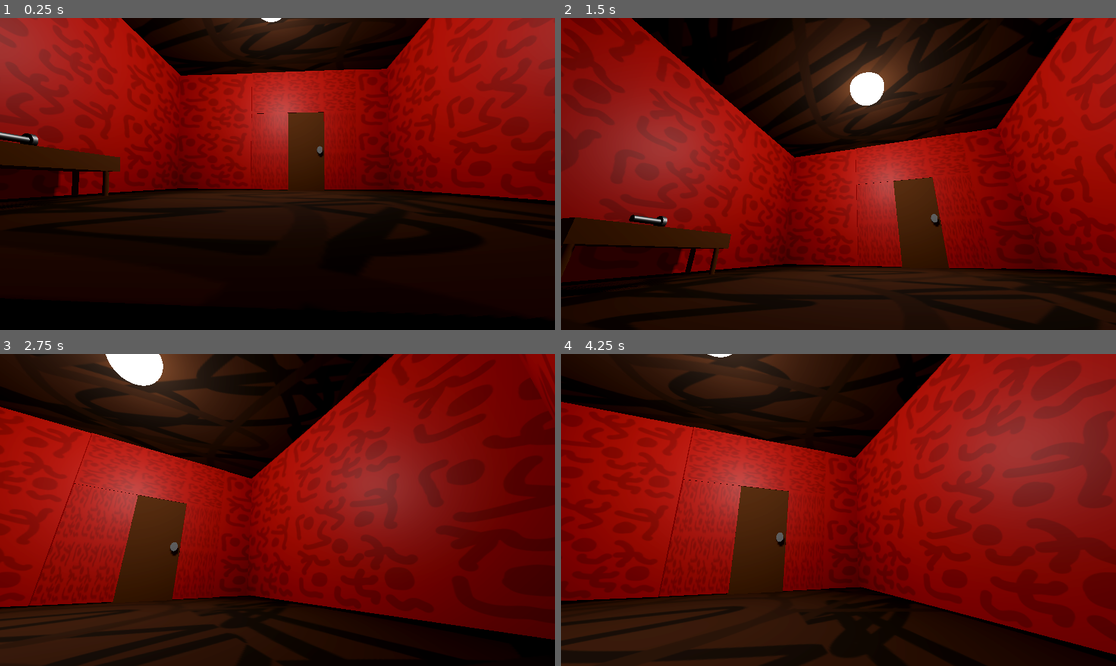
Above: before the commit, frames 1-4 (two rows, left to right).
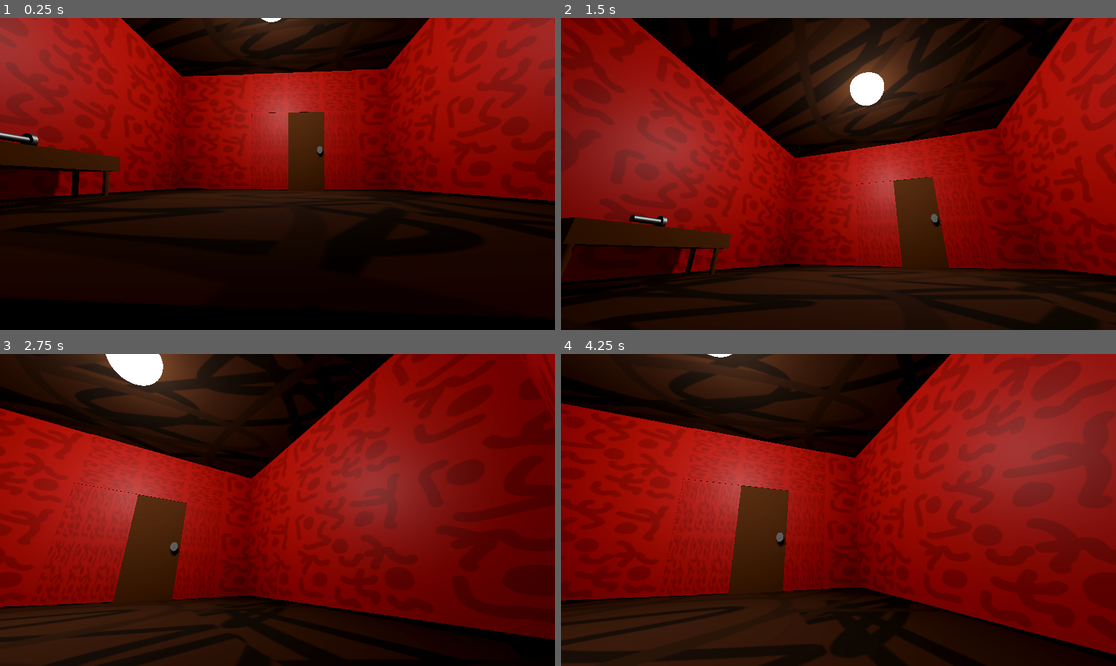
Above: after the commit, the same moments.

Repository: christiannoll/Basic3DGame
Game: Godot game, scene res://Scenes/level.tscn
Same seed, same stepped clock (60 frames per second), same inputs: the game is played once before the commit and once after it.
Inputs (mouse positions are in pixels of both pictures, inside the frame that each line leads up to):
- Up to frame 1 (0.25 s): no input
- Up to frame 2 (1.5 s): move the mouse to (866, 174) at 0.52 s; hold W (forward) from 0.53 s (still down); tap F (flashlight) at 0.6 s; tap Space (jump) at 0.77 s; move the mouse to (810, 174) at 1.27 s; tap E (interact) at 1.35 s
- Up to frame 3 (2.75 s): keep holding W (forward); tap Space (jump) at 1.52 s; move the mouse to (288, 503) at 2.02 s; tap Shift (sprint) at 2.1 s
- Up to frame 4 (4.25 s): keep holding W (forward); move the mouse to (832, 516) at 2.77 s; tap F (flashlight) at 2.85 s; tap Space (jump) at 3.02, 3.77 s; move the mouse to (877, 513) at 3.52 s; tap E (interact) at 3.6 s

The runs differ from the first frame. In frame 1, 0.1% of the frame differs, in the area x 32-65%, y 16-55%; in frame 2, 0.1%; in frame 3, 0.4%; in frame 4, 0.6%, in the area x 0-49%, y 15-80%.

Commit message:
Last adjustments to the door walls

Diff:
--- a/Scenes/level.tscn
+++ b/Scenes/level.tscn
@@ -140,7 +140,7 @@
 mesh = SubResource("BoxMesh_tumq0")
 
 [node name="wall6" type="StaticBody3D" parent="floors_and_walls" unique_id=688726306]
-transform = Transform3D(9.999678, -0.04014214, 0, 0.08028428, 4.999839, 0, 0, 0, 10, 2.3136358, 3.0780916, -19.89098)
+transform = Transform3D(9.999678, -0.04014214, 0, 0.08028428, 4.999839, 0, 0, 0, 10, 2.314, 3.078, -19.82)
 
 [node name="CollisionShape3D" type="CollisionShape3D" parent="floors_and_walls/wall6" unique_id=1513914316]
 shape = SubResource("BoxShape3D_51e2h")
@@ -317,7 +317,7 @@
 mesh = SubResource("BoxMesh_ha31o")
 
 [node name="door_wall3" type="StaticBody3D" parent="floors_and_walls" unique_id=1137062926]
-transform = Transform3D(2.4815805, 0, 0, 0, 0.90366083, 0, 0, 0, 0.29062498, -5.2275906, 4.690916, -24.794931)
+transform = Transform3D(2.481, 0, 0, 0, 0.8662859, 0, 0, 0, 0.291, -5.2275906, 4.67281, -24.794931)
 
 [node name="CollisionShape3D" type="CollisionShape3D" parent="floors_and_walls/door_wall3" unique_id=462198660]
 transform = Transform3D(2, 0, 0, 0, 2, 0, 0, 0, 2, 0, 0, 0)
